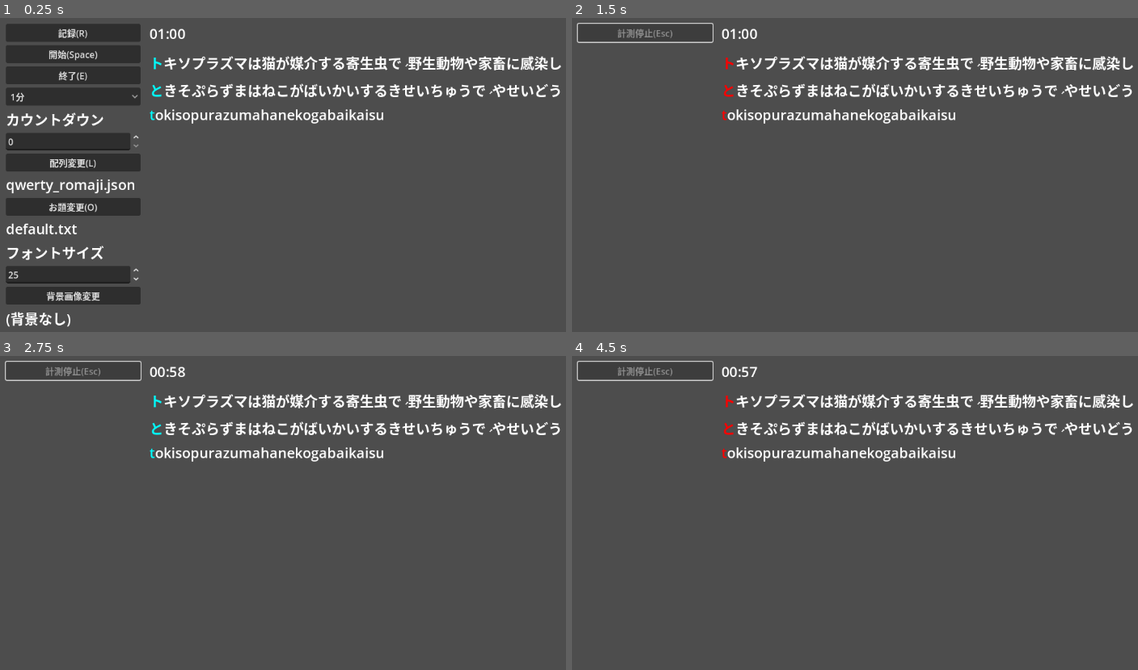
Above: before the commit, frames 1-4 (two rows, left to right).
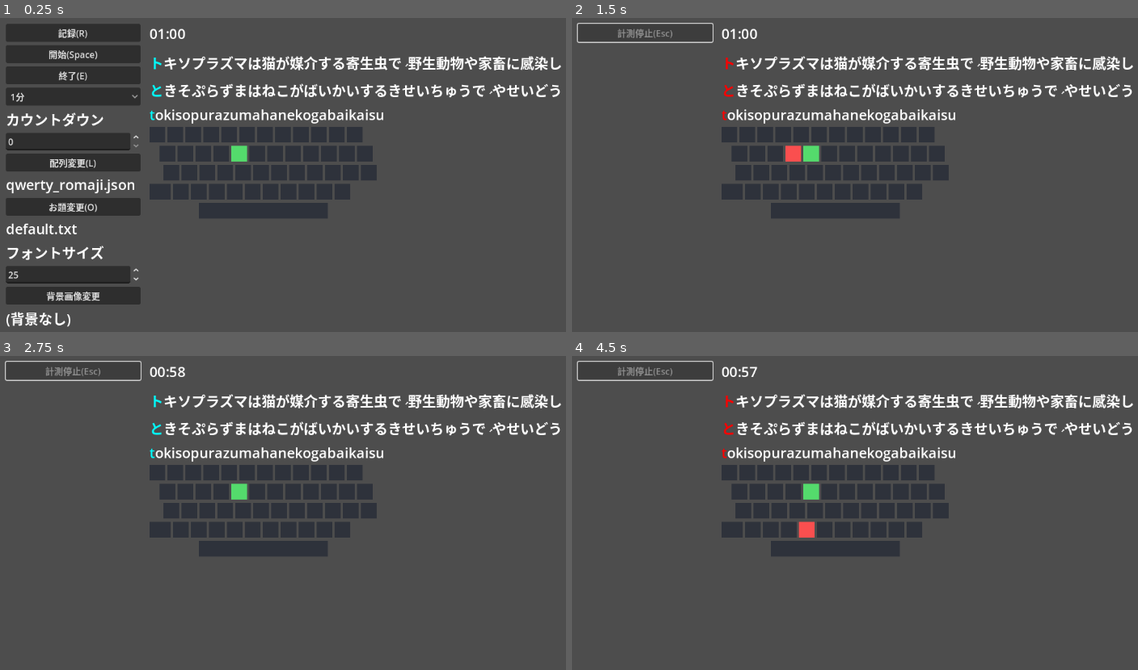
Above: after the commit, the same moments.

Repository: 2ufkpfb9daxnik/atw
Game: Godot game, scene res://main.tscn
Two runs of this game, one before a commit and one after it. Both use one fixed random seed, a clock stepped at 60 frames per second and the inputs below.
Inputs (mouse positions are in pixels of both pictures, inside the frame that each line leads up to):
- Up to frame 1 (0.25 s): no input
- Up to frame 2 (1.5 s): click "開始(Space)" at 0.5 s; tap Enter at 1.25 s; move the mouse to (1036, 181) at 1.27 s; tap R at 1.35 s; click (1036, 181) at 1.42 s
- Up to frame 3 (2.75 s): tap Space at 1.52, 2 s; drag from (192, 553) to (288, 610) at 2.02 s
- Up to frame 4 (4.5 s): tap Enter at 2.75, 4.25 s; move the mouse to (956, 456) at 2.77 s; tap L at 2.85 s; tap Space at 3.5 s; drag from (860, 610) to (702, 481) at 3.52 s; move the mouse to (1087, 591) at 4.27 s; hold A from 4.28 s (still down); tap V at 4.35 s

The runs differ from the first frame. In frame 1, 7.4% of the frame differs, in the area x 26-67%, y 34-64%; in frame 2, 7.4%; in frame 3, 7.4%; in frame 4, 7.4%.

Commit message:
keyguide

Diff:
--- a/src/main.gd
+++ b/src/main.gd
@@ -69,6 +69,16 @@
 var target_flow_labels: Array[Label] = []
 var hiragana_labels: Array[Label] = []
 var history_labels: Array[Label] = []
+var key_guide_keys: Dictionary = {}
+var key_guide_last_tokens: Array[String] = []
+var key_guide_last_ok := true
+var key_guide_flash_timer := 0.0
+
+const KEY_GUIDE_BASE_COLOR := Color(0.16, 0.18, 0.22, 0.86)
+const KEY_GUIDE_NEXT_COLOR := Color(0.95, 0.80, 0.24, 0.95)
+const KEY_GUIDE_PRIMARY_COLOR := Color(0.33, 0.88, 0.43, 0.96)
+const KEY_GUIDE_HIT_COLOR := Color(0.22, 0.55, 1.00, 0.97)
+const KEY_GUIDE_MISS_COLOR := Color(1.00, 0.31, 0.31, 0.97)
 
 # main_ui 配下のノードを名前で再帰検索して返す。
 func ui_node(name: String) -> Node:
@@ -125,6 +135,7 @@
 	setup_timer_mode_option()
 	setup_countdown_spinbox()
 	setup_font_size_spinbox()
+	setup_key_guide()
 	if has_ui_node("font_size_spinbox"):
 		(ui_node("font_size_spinbox") as SpinBox).value_changed.connect(_on_font_size_spinbox_value_changed)
 	update_custom_time_visibility()
@@ -194,6 +205,12 @@
 		if miss_timer <= 0.0:
 			miss_timer = 0.0
 			refresh_ui_light_no_cursor()
+
+	if key_guide_flash_timer > 0.0:
+		key_guide_flash_timer -= delta
+		if key_guide_flash_timer <= 0.0:
+			key_guide_flash_timer = 0.0
+			refresh_key_guide()
 
 # キー入力を受け取り、1文字入力として判定処理に渡す。
 func _input(event: InputEvent) -> void:
@@ -1266,6 +1283,8 @@
 	used_odai_unique_lines.clear()
 	used_odai_line_order.clear()
 	miss_timer = 0.0
+	key_guide_last_tokens.clear()
+	key_guide_flash_timer = 0.0
 
 # 先読み不足がなくなるまでお題を追加する。
 func ensure_lookahead() -> void:
@@ -1476,6 +1495,7 @@
 
 # 正解入力時の履歴・状態・進捗更新を行う。
 func on_correct(input_char: String, transition: Dictionary, output: String) -> void:
+	set_key_guide_flash(input_char, true)
 	typed_history += input_char
 	current_state = String(transition.get("next", "default"))
 
@@ -1491,7 +1511,8 @@
 	refresh_ui()
 
 # ミス入力時のカウントと赤表示タイマー開始を行う。
-func on_miss(_input_char: String) -> void:
+func on_miss(input_char: String) -> void:
+	set_key_guide_flash(input_char, false)
 	miss_count += 1
 	miss_timer = MISS_FLASH_TIME
 	refresh_ui_light_no_cursor()
@@ -1511,6 +1532,7 @@
 	update_target_flow_box()
 	update_hiragana_box()
 	update_history_box()
+	refresh_key_guide()
 	align_input_boxes_to_target_caret()
 
 # カーソルが進まない更新向け（次お題再構築と再アラインを省略）。
@@ -1519,6 +1541,227 @@
 	update_target_flow_box()
 	update_hiragana_box()
 	update_history_box()
+	refresh_key_guide()
+
+# キーガイドを動的生成し、入力トークンとの対応表を初期化する。
+func setup_key_guide() -> void:
+	var root := ui_node("key_guide_root") as Control
+	if root == null:
+		return
+
+	for child in root.get_children():
+		child.queue_free()
+	key_guide_keys.clear()
+
+	var outer := VBoxContainer.new()
+	outer.size_flags_horizontal = Control.SIZE_EXPAND_FILL
+	outer.add_theme_constant_override("separation", 6)
+	root.add_child(outer)
+
+	# 各キーは [token, width_units]。正方形は width_units=1。
+	# 各行は [offset_units, center_align, keys, protruding_shift]。
+	var rows: Array = [
+		[
+			0.0,
+			false,
+			[
+				["1", 1], ["2", 1], ["3", 1], ["4", 1], ["5", 1],
+				["6", 1], ["7", 1], ["8", 1], ["9", 1], ["0", 1],
+				["-", 1], ["^", 1],
+			],
+			false,
+		],
+		[
+			0.5,
+			false,
+			[
+				["q", 1], ["w", 1], ["e", 1], ["r", 1], ["t", 1],
+				["y", 1], ["u", 1], ["i", 1], ["o", 1], ["p", 1],
+				["@", 1], ["[", 1],
+			],
+			false,
+		],
+		[
+			0.75,
+			false,
+			[
+				["a", 1], ["s", 1], ["d", 1], ["f", 1], ["g", 1],
+				["h", 1], ["j", 1], ["k", 1], ["l", 1], [";", 1],
+				[":", 1], ["]", 1],
+			],
+			false,
+		],
+		[
+			1.5,
+			false,
+			[
+				["z", 1], ["x", 1], ["c", 1], ["v", 1], ["b", 1],
+				["n", 1], ["m", 1], [",", 1], [".", 1], ["/", 1],
+			],
+			true,
+		],
+		[
+			0.0,
+			true,
+			[
+				["space", 8.2],
+			],
+			false,
+		],
+	]
+
+	var key_height := 28.0
+	var key_width := 28.0
+	var key_gap := 4
+	for row_data in rows:
+		var row_offset_units := float(row_data[0])
+		var row_center := bool(row_data[1])
+		var row_keys: Array = row_data[2]
+		var protruding_shift := false
+		if row_data.size() >= 4:
+			protruding_shift = bool(row_data[3])
+
+		if protruding_shift:
+			var overlay := Control.new()
+			overlay.custom_minimum_size = Vector2(0.0, key_height)
+			overlay.size_flags_horizontal = Control.SIZE_EXPAND_FILL
+			outer.add_child(overlay)
+
+			var key_row := HBoxContainer.new()
+			key_row.position = Vector2(row_offset_units * key_width, 0.0)
+			key_row.add_theme_constant_override("separation", key_gap)
+			overlay.add_child(key_row)
+
+			for key_data in row_keys:
+				var token := String(key_data[0])
+				var width_units := float(key_data[1])
+				var key_rect := create_key_guide_rect(token, width_units * key_width, key_height)
+				key_row.add_child(key_rect)
+
+			var shift_width := 2.2 * key_width
+			var shift_rect := create_key_guide_rect("shift", shift_width, key_height)
+			shift_rect.position = Vector2(row_offset_units * key_width - shift_width - key_gap, 0.0)
+			overlay.add_child(shift_rect)
+			continue
+
+		var row := HBoxContainer.new()
+		row.size_flags_horizontal = Control.SIZE_EXPAND_FILL
+		row.add_theme_constant_override("separation", key_gap)
+		if row_center:
+			row.alignment = BoxContainer.ALIGNMENT_CENTER
+		outer.add_child(row)
+
+		if row_offset_units > 0.0:
+			var spacer := Control.new()
+			spacer.custom_minimum_size = Vector2(row_offset_units * key_width, key_height)
+			row.add_child(spacer)
+
+		for key_data in row_keys:
+			var token := String(key_data[0])
+			var width_units := float(key_data[1])
+			var key_rect := create_key_guide_rect(token, width_units * key_width, key_height)
+			row.add_child(key_rect)
+
+	refresh_key_guide()
+
+# 1つ分のキーガイド矩形を生成して辞書へ登録する。
+func create_key_guide_rect(token: String, width: float, height: float) -> ColorRect:
+	var rect := ColorRect.new()
+	rect.custom_minimum_size = Vector2(width, height)
+	rect.color = KEY_GUIDE_BASE_COLOR
+
+	key_guide_keys[token] = rect
+	return rect
+
+# 入力1回分の発光対象トークンと色を保存する。
+func set_key_guide_flash(input_token: String, ok: bool) -> void:
+	key_guide_last_tokens = to_guide_tokens(input_token)
+	key_guide_last_ok = ok
+	key_guide_flash_timer = MISS_FLASH_TIME
+
+# 現在状態に応じてキーガイド色を更新する。
+func refresh_key_guide() -> void:
+	if key_guide_keys.is_empty():
+		return
+
+	for token in key_guide_keys.keys():
+		var rect := key_guide_keys[token] as ColorRect
+		if rect != null:
+			rect.color = KEY_GUIDE_BASE_COLOR
+
+	if stream_cursor < kana_stream.length():
+		var valid_keys := get_next_valid_keys(current_state, stream_cursor)
+		for token in valid_keys:
+			for guide_token in to_guide_tokens(String(token)):
+				set_key_guide_color(guide_token, KEY_GUIDE_NEXT_COLOR)
+
+		if not valid_keys.is_empty():
+			for guide_token in to_guide_tokens(String(valid_keys[0])):
+				set_key_guide_color(guide_token, KEY_GUIDE_PRIMARY_COLOR)
+
+	if key_guide_flash_timer > 0.0 and not key_guide_last_tokens.is_empty():
+		var flash_color := KEY_GUIDE_HIT_COLOR if key_guide_last_ok else KEY_GUIDE_MISS_COLOR
+		for token in key_guide_last_tokens:
+			set_key_guide_color(token, flash_color)
+
+# 指定トークンに対応するキー矩形の色を設定する。
+func set_key_guide_color(token: String, color: Color) -> void:
+	if not key_guide_keys.has(token):
+		return
+	var rect := key_guide_keys[token] as ColorRect
+	if rect != null:
+		rect.color = color
+
+# レイアウト入力トークンをキーガイド上のキー集合へ変換する。
+func to_guide_tokens(input_token: String) -> Array[String]:
+	var token := input_token.strip_edges().to_lower()
+	if token.is_empty():
+		return []
+
+	if token == " ":
+		return ["space"]
+	if token == "space":
+		return ["space"]
+	if token == "shift":
+		return ["shift"]
+
+	if token.begins_with("shift+"):
+		var tail := token.substr(6, token.length() - 6)
+		var normalized_tail := normalize_guide_token(tail)
+		if normalized_tail.is_empty():
+			return ["shift"]
+		return ["shift", normalized_tail]
+
+	var normalized := normalize_guide_token(token)
+	if normalized.is_empty():
+		return []
+	return [normalized]
+
+# キー名のゆれをキーガイド用トークンへ寄せる。
+func normalize_guide_token(token: String) -> String:
+	match token:
+		"spacebar", "space":
+			return "space"
+		"comma":
+			return ","
+		"period", "dot":
+			return "."
+		"slash":
+			return "/"
+		"semicolon":
+			return ";"
+		"apostrophe", "quote":
+			return ":"
+		"leftbracket", "bracketleft":
+			return "["
+		"rightbracket", "bracketright":
+			return "]"
+		"minus":
+			return "-"
+		_:
+			if token.length() == 1:
+				return token
+	return ""
 
 # 現在お題のみを target_text に進捗ハイライト付きで表示する。
 func update_target_label() -> void:
--- a/src/main.tscn
+++ b/src/main.tscn
@@ -158,6 +158,11 @@
 layout_mode = 2
 theme_override_constants/separation = 0
 
+[node name="key_guide_root" type="Control" parent="main_ui/layout_root/main_hbox/right_panel"]
+custom_minimum_size = Vector2(0, 230)
+layout_mode = 2
+size_flags_horizontal = 3
+
 [node name="measure_label" type="RichTextLabel" parent="main_ui/layout_root/main_hbox/right_panel"]
 layout_mode = 2
 size_flags_horizontal = 3
Not shown, changed: dist/atw.pck
Not shown, changed: src/atw.console.exe
Not shown, changed: src/atw.pck
